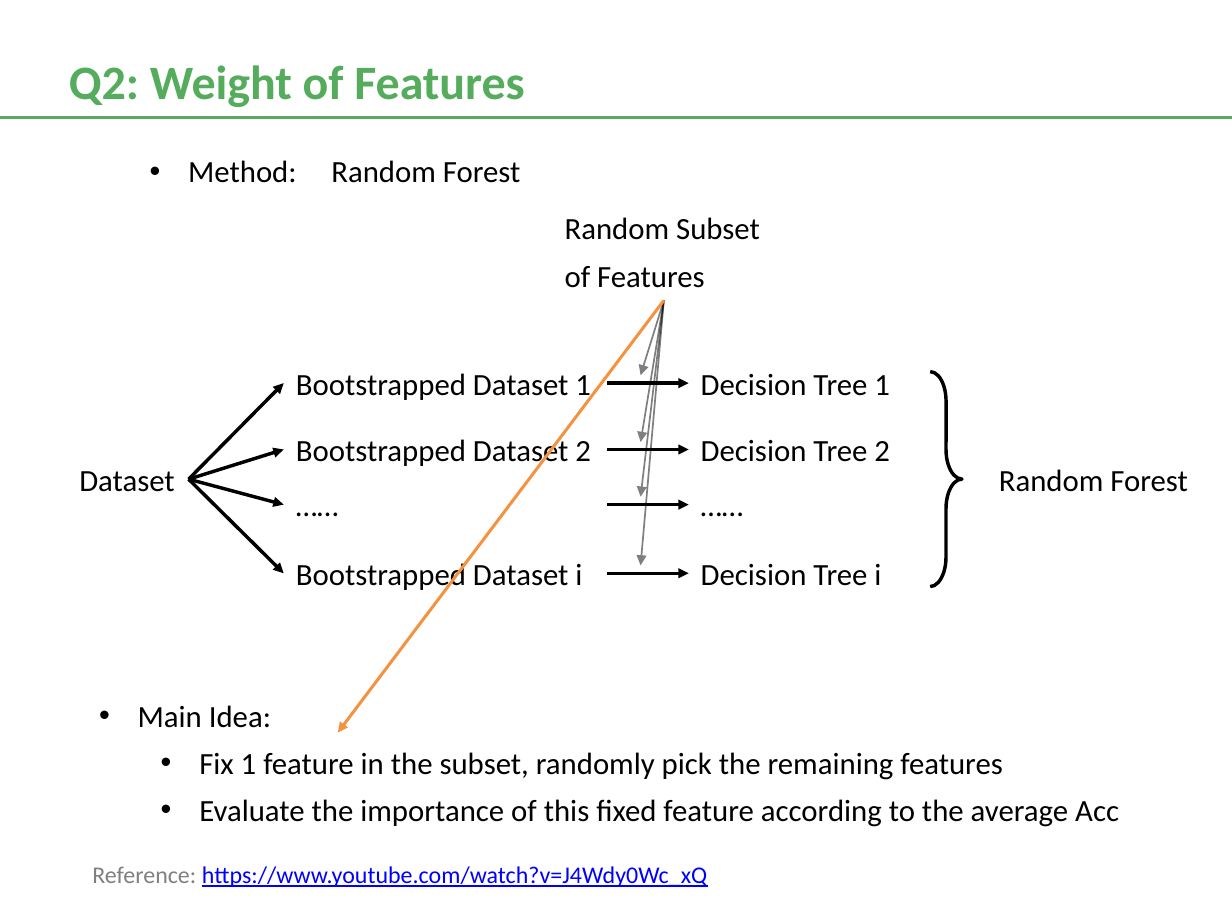
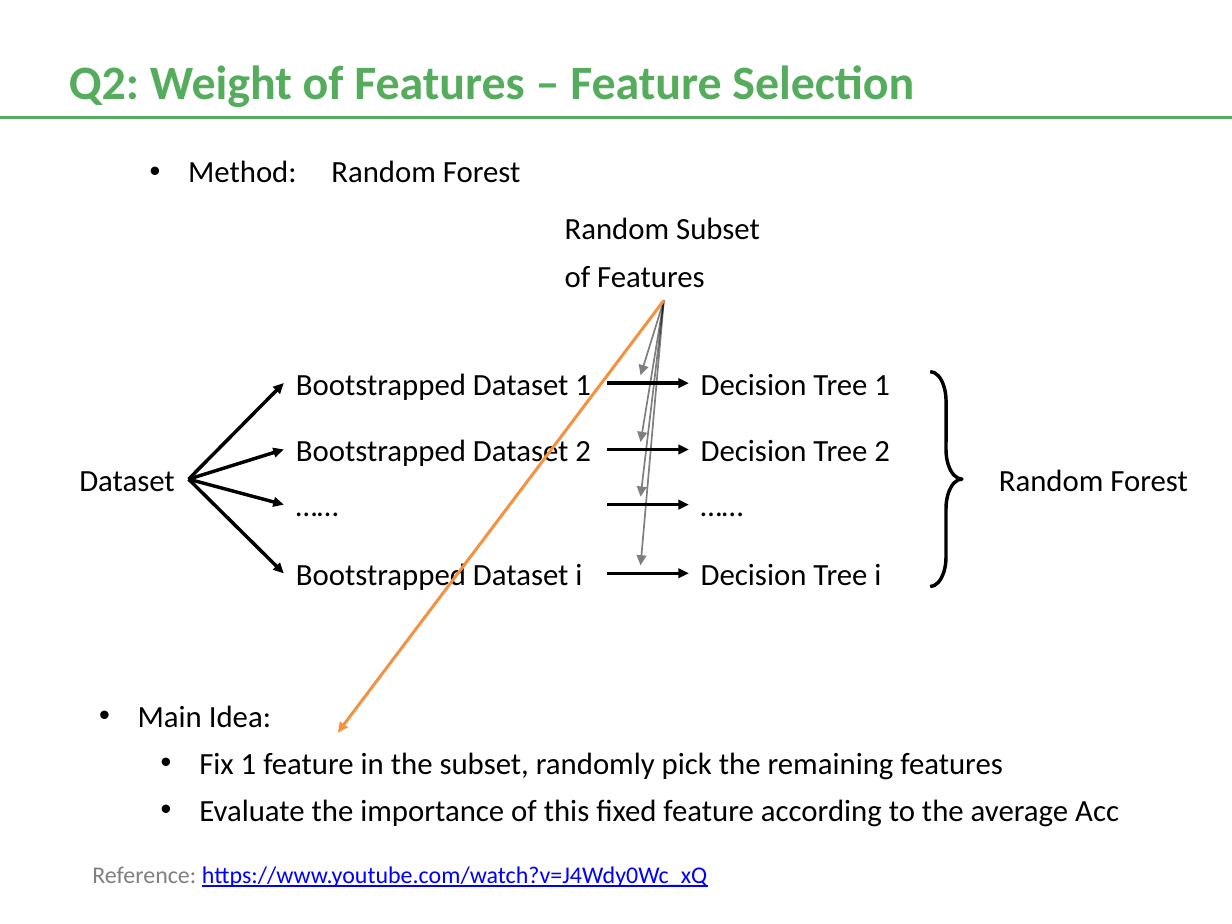
Before and after one commit to frostace/BinaryClassification, a slide deck: slide 5 of DataSciencePres.pptx (slide 9 before the commit). Drawn at 1232x924 pixels with LibreOffice and Linux fonts; fonts in the diff are those of the drawing. Boxes give left, top, right and bottom in pixels: in the first picture for what was removed or moved away, otherwise in the second. Text is boxed around its words. In the diff, an @@ line names an element or a change of style, - is before the commit and + after.

```diff
--- a/DataSciencePres.pptx
+++ b/DataSciencePres.pptx
@@ text at (x1=69, y1=65, x2=914, y2=107): text changed @@
-Q2: Weight of Features
+Q2: Weight of Features – Feature Selection
```
Also in this commit, not shown: 3 other slides changed, 1 slide added, 8 other files.
